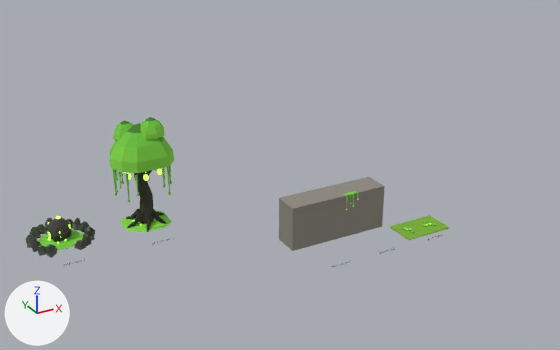
The Blender file blender/themes.blend as it was, and as the next commit left it.
Rendered twice from a 50 mm camera at (-4.6, 144.1, 16.2) aimed at (10.7, 171.9, 2.3). The axes (+X, +Y, +Z) are drawn at lower left. The lights are the same throughout. The picture after the commit comes second. The same objects are shown in both versions, whatever each file hides.

Before the edit, the objects in view are built like this:
```python
ob_cliff_slime = bpy.data.objects.new('Cliff_slime', me_cliff_slime)
ob_cliff_slime.location = (0.0, 0.0, 0.0)
ob_pool_slime_goo_pads = bpy.data.objects.new('Pool_slime_goo_pads', me_pool_slime_goo_pads)
ob_pool_slime_goo_pads.location = (0.0, 0.0, 0.0)
ob_slime_giant_slime_tree_a = bpy.data.objects.new('slime_giant_slime_tree_a', me_slime_giant_slime_tree_a)
ob_slime_giant_slime_tree_a.location = (5.28, 174.74, 0.0)
ob_slime_goo_pads_a = bpy.data.objects.new('slime_goo_pads_a', me_slime_goo_pads_a)
ob_slime_goo_pads_a.location = (15.31, 168.3, 0.04)
ob_slime_goo_pads_b = bpy.data.objects.new('slime_goo_pads_b', me_slime_goo_pads_b)
ob_slime_goo_pads_b.location = (16.41, 168.3, 0.04)
ob_slime_meteor_crater_a = bpy.data.objects.new('slime_meteor_crater_a', me_slime_meteor_crater_a)
ob_slime_meteor_crater_a.location = (1.42, 174.75, 0.0)
ob_slime_slime_drip_a = bpy.data.objects.new('slime_slime_drip_a', me_slime_slime_drip_a)
ob_slime_slime_drip_a.location = (12.71, 169.2, 2.0)
ob_slime_slime_drip_a.rotation_euler = (0.0, 0.0, 3.142)  # degrees (0, 0, 180)
```
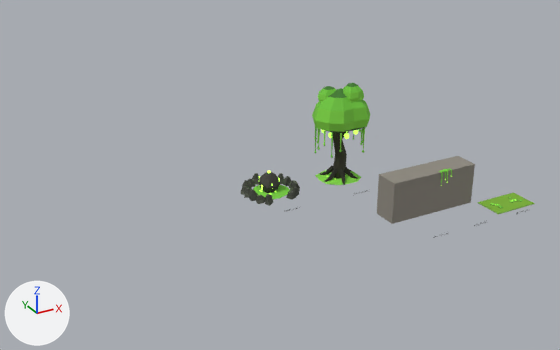
Boxes [x1, y1, x2, y2] around the edits, measured in the pictures (560 x 350 px):
'Cliff_slime', moved
    before: [279, 177, 385, 251]
    after: [377, 156, 475, 224]
'slime_giant_slime_tree_a', moved
    before: [109, 117, 174, 232]
    after: [312, 83, 370, 185]
'slime_meteor_crater_a', moved
    before: [25, 216, 95, 258]
    after: [241, 170, 300, 206]
'Pool_slime_goo_pads', moved
    before: [389, 215, 449, 240]
    after: [478, 193, 535, 214]
'slime_slime_drip_a', moved
    before: [343, 191, 358, 210]
    after: [439, 168, 452, 186]
'slime_goo_pads_b', moved
    before: [423, 221, 437, 227]
    after: [509, 197, 522, 203]
'slime_goo_pads_a', moved
    before: [402, 227, 415, 233]
    after: [490, 203, 503, 208]

Diff of the bpy script that builds the scene:
```diff
--- a/blender/themes.blend.py
+++ b/blender/themes.blend.py
@@ me_cliff_slime @@
 # used by ob_cliff_slime; location = (0.0, 0.0, 0.0)
-me_cliff_slime.from_pydata(...)  # 8 vertices, 6 faces; spans x 9.81..14.46, y 169.2..170.4, z 0.0..2.0
+me_cliff_slime.from_pydata(...)  # 8 vertices, 6 faces; spans x 15.01..19.66, y 169.2..170.4, z 0.0..2.0
+# me_cliff_slime part 1: the whole mesh is moved by (5.2, 0.0, 0.0)
 me_cliff_slime.materials.append(mat_themespreviewrock)
@@ me_pool_slime_goo_pads @@
 # used by ob_pool_slime_goo_pads; location = (0.0, 0.0, 0.0)
-me_pool_slime_goo_pads.from_pydata(...)  # 8 vertices, 6 faces; spans x 14.71..17.01, y 167.6..169.0, z 0.0..0.04
+me_pool_slime_goo_pads.from_pydata(...)  # 8 vertices, 6 faces; spans x 19.91..22.21, y 167.6..169.0, z 0.0..0.04
+# me_pool_slime_goo_pads part 2: the whole mesh is moved by (5.2, 0.0, 0.0)
 me_pool_slime_goo_pads.materials.append(mat_themespreview_acid)
@@ ob_slime_slime_drip_a @@
 ob_slime_slime_drip_a = bpy.data.objects.new('slime_slime_drip_a', me_slime_slime_drip_a)
-ob_slime_slime_drip_a.location = (12.71, 169.2, 2.0)
+ob_slime_slime_drip_a.location = (17.91, 169.2, 2.0)
 ob_slime_slime_drip_a.rotation_euler = (0.0, 0.0, 3.142)  # degrees (0, 0, 180)
@@ ob_slime_goo_pads_a @@
 ob_slime_goo_pads_a = bpy.data.objects.new('slime_goo_pads_a', me_slime_goo_pads_a)
-ob_slime_goo_pads_a.location = (15.31, 168.3, 0.04)
+ob_slime_goo_pads_a.location = (20.51, 168.3, 0.04)
@@ ob_slime_goo_pads_b @@
 ob_slime_goo_pads_b = bpy.data.objects.new('slime_goo_pads_b', me_slime_goo_pads_b)
-ob_slime_goo_pads_b.location = (16.41, 168.3, 0.04)
+ob_slime_goo_pads_b.location = (21.61, 168.3, 0.04)
@@ ob_slime_meteor_crater_a @@
 ob_slime_meteor_crater_a = bpy.data.objects.new('slime_meteor_crater_a', me_slime_meteor_crater_a)
-ob_slime_meteor_crater_a.location = (1.42, 174.75, 0.0)
+ob_slime_meteor_crater_a.location = (11.74, 174.75, 0.0)
@@ ob_slime_giant_slime_tree_a @@
 ob_slime_giant_slime_tree_a = bpy.data.objects.new('slime_giant_slime_tree_a', me_slime_giant_slime_tree_a)
-ob_slime_giant_slime_tree_a.location = (5.28, 174.74, 0.0)
+ob_slime_giant_slime_tree_a.location = (15.68, 174.77, 0.0)
```
